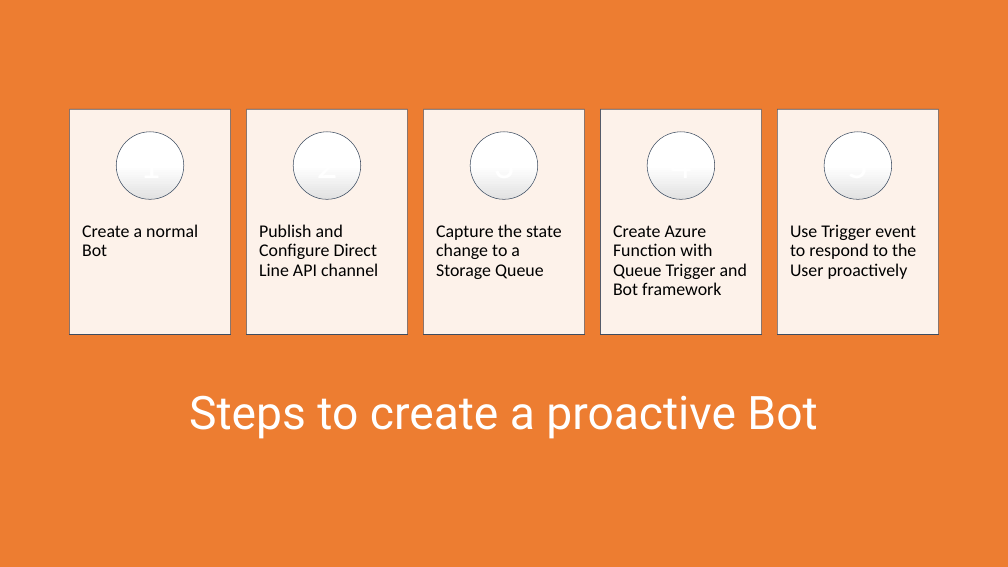
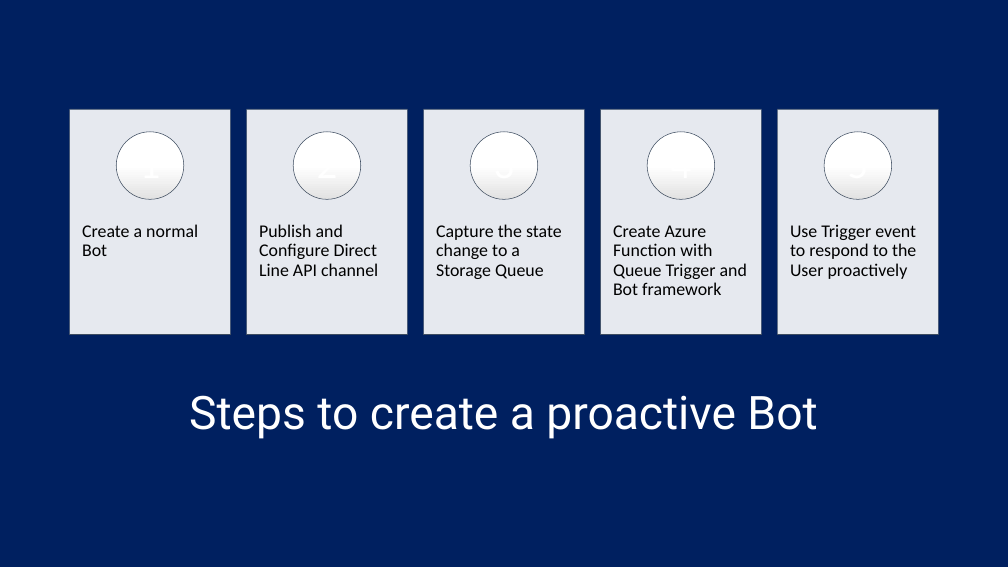
Before and after one commit to sriksmachi/mycode, a slide deck: slide 8 of SimpleProactiveBot/ProactiveBot.pptx (slide 5 before the commit). Drawn at 1008x567 pixels with LibreOffice and Linux fonts; fonts in the diff are those of the drawing. Boxes give left, top, right and bottom in pixels: in the first picture for what was removed or moved away, otherwise in the second. Text is boxed around its words. In the diff, an @@ line names an element or a change of style, - is before the commit and + after.

```diff
--- a/SimpleProactiveBot/ProactiveBot.pptx
+++ b/SimpleProactiveBot/ProactiveBot.pptx
@@ background #ED7D31 to #002060 @@
```
Also in this commit, not shown: 4 other slides changed, 4 slides added, 9 other files.
